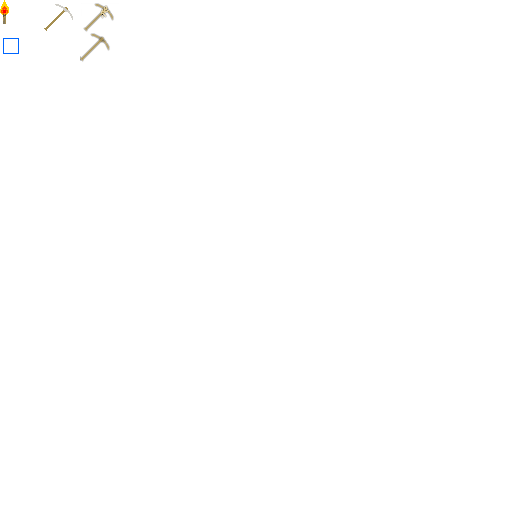
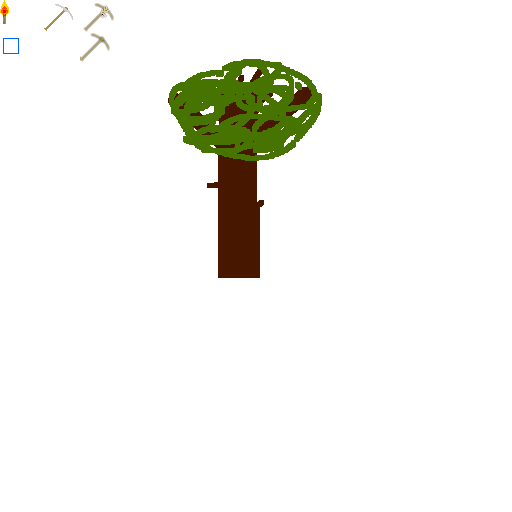
Two versions of the same layered image (512x512). Layer-by-layer changes:
added layer "tree1" above "pickaxe wooden" over <box>168,59,322,278</box>
